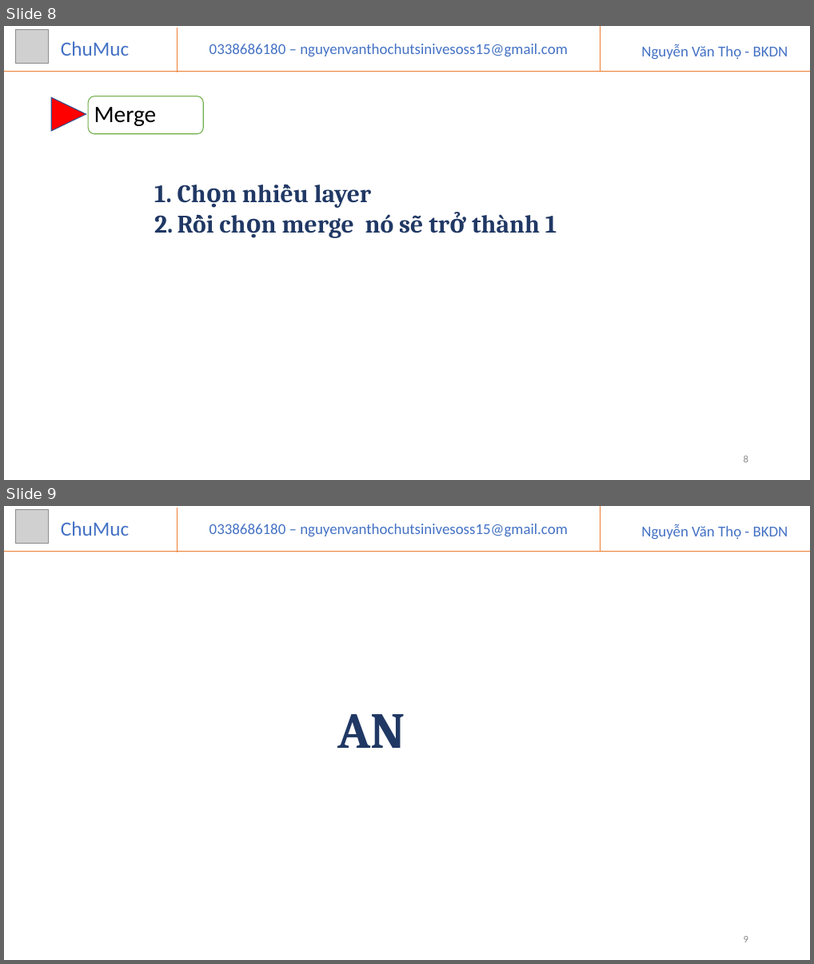
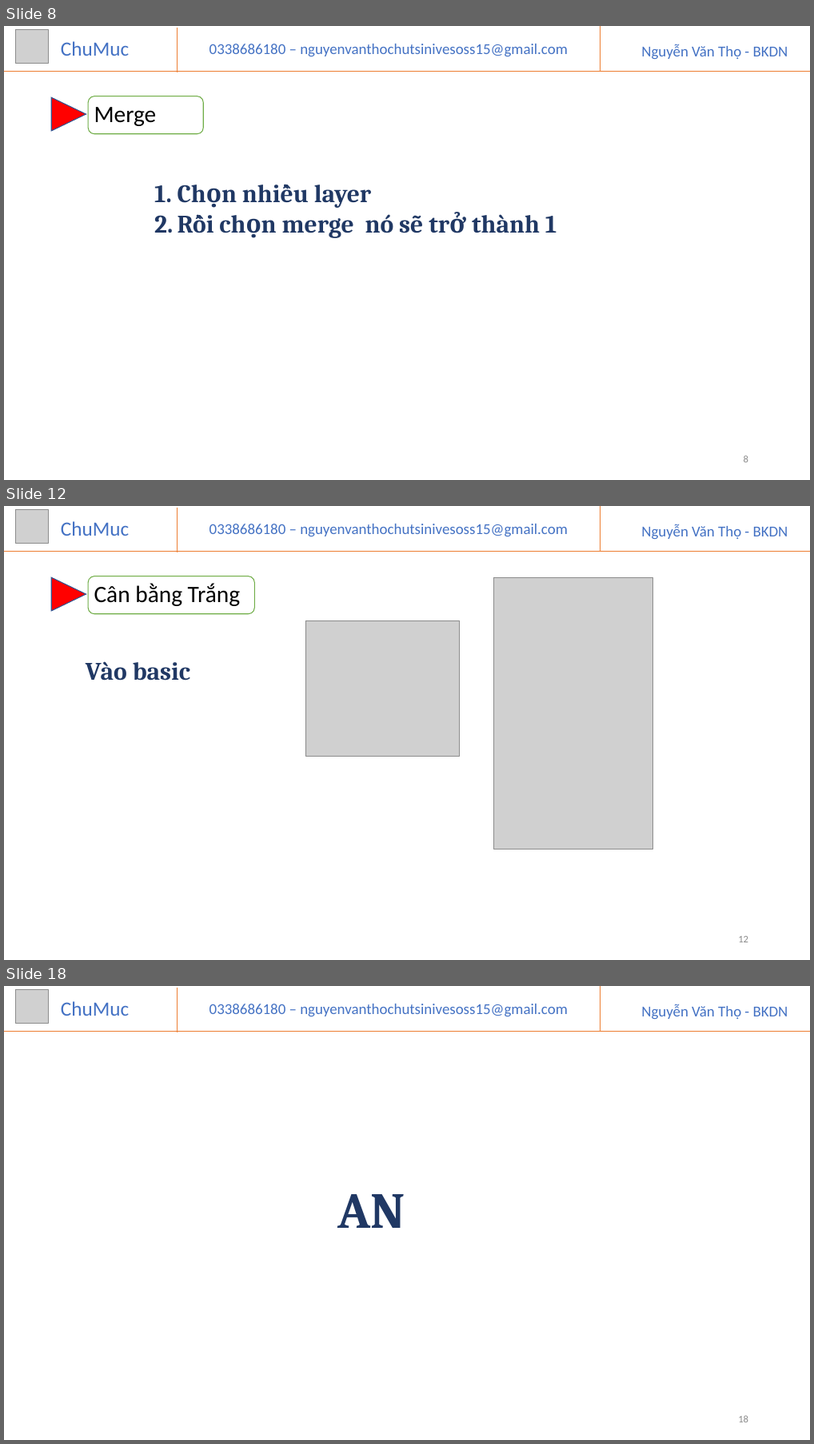
Before and after one commit to VANTHO15/phottoshop, a slide deck: PhoToShop.pptx. Shown one above the other, each under a label of ours: slides 8 and 9 before the commit, slides 8, 12 and 18 after it; the slides between them are not shown. The pictures are 814x964 and 814x1444 pixels, drawn with LibreOffice and Linux fonts; fonts in the diff are those of the drawing; grey boxes stand for pictures. Boxes give left, top, right and bottom in pixels: in the first picture for what was removed or moved away, otherwise in the second. Text is boxed around its words. In the diff, an @@ line names an element or a change of style, - is before the commit and + after.

```diff
--- a/PhoToShop.pptx
+++ b/PhoToShop.pptx
@@ slide 12 added at (x1=4, y1=506, x2=810, y2=960), background #FFFFFF @@
@@ picture added at (x1=15, y1=510, x2=49, y2=543) @@
@@ text added at (x1=61, y1=521, x2=129, y2=536), 24 pt, text #4472C4 @@
+ChuMuc
@@ line added from (177, 508) to (177, 552), #ED7D31 0.5 pt @@
@@ text added at (x1=210, y1=524, x2=568, y2=536), 18 pt, text #4472C4 @@
+0338686180 – nguyenvanthochutsinivesoss15@gmail.com
@@ line added from (601, 506) to (601, 551), #ED7D31 0.5 pt @@
@@ text added at (x1=642, y1=524, x2=789, y2=539), 18 pt, text #4472C4 @@
+Nguyễn Văn Thọ - BKDN
@@ line added from (4, 551) to (810, 551), #ED7D31 0.5 pt @@
@@ triangle added at (x1=51, y1=577, x2=86, y2=611), fill #FF0000, outline #325491 1 pt @@
@@ rounded rectangle added at (x1=88, y1=576, x2=254, y2=614), fill #FFFFFF, outline #70AD47 1 pt @@
@@ picture added at (x1=494, y1=577, x2=653, y2=848) @@
@@ text added at (x1=94, y1=583, x2=240, y2=606), 28 pt, text #000000 @@
+Cân bằng Trắng
@@ picture added at (x1=306, y1=620, x2=460, y2=756) @@
@@ text added at (x1=86, y1=661, x2=190, y2=680), 30 pt, text #203864, bold @@
+Vào basic
@@ page number added at (x1=738, y1=936, x2=749, y2=942), 12 pt, text #8C8C8C @@
+12
@@ what was slide 9 is now slide 18 @@
@@ page number at (x1=738, y1=1415, x2=749, y2=1422): text changed @@
-9
+18
```
Also in this commit, not shown: 18 other slides added.
